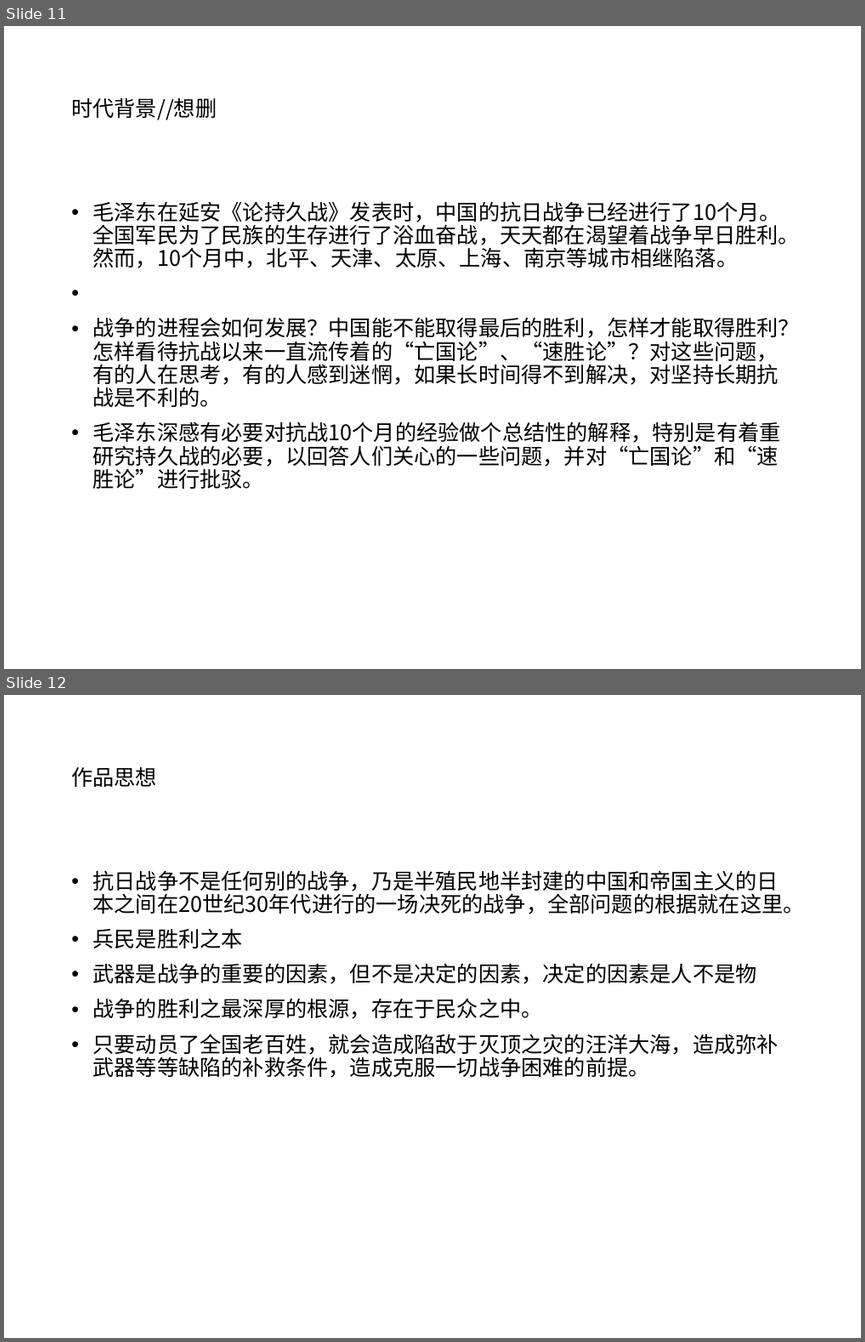
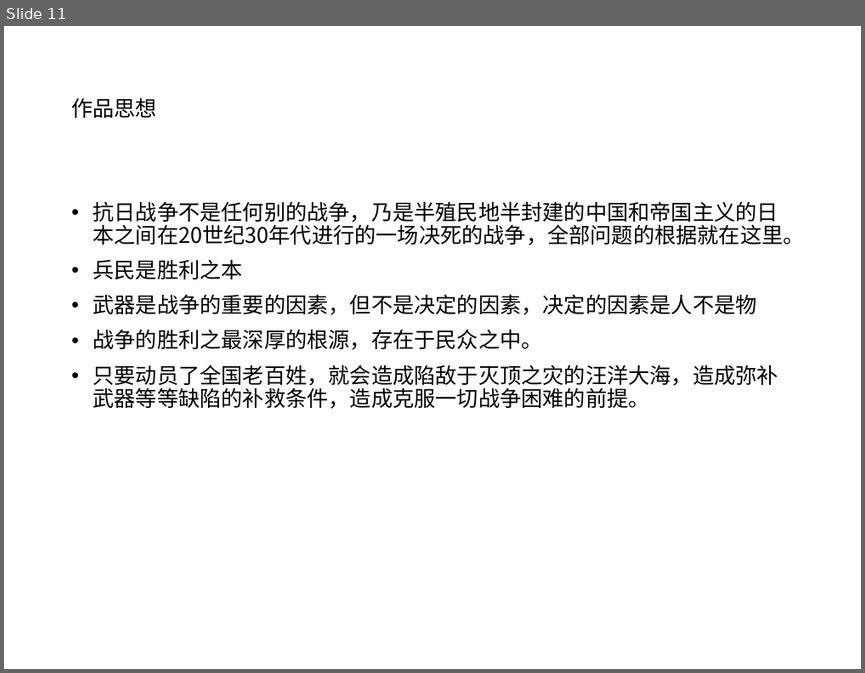
Before and after one commit to 117503445/history-ppt, a slide deck: 近代史张都铭小组-结构.pptx. Shown one above the other, each under a label of ours: slides 11 and 12 before the commit, slide 11 after it. The pictures are 865x1342 and 865x673 pixels, drawn with LibreOffice and Linux fonts; fonts in the diff are those of the drawing. Boxes give left, top, right and bottom in pixels: in the first picture for what was removed or moved away, otherwise in the second. Text is boxed around its words. In the diff, an @@ line names an element or a change of style, - is before the commit and + after.

```diff
--- a/近代史张都铭小组-结构.pptx
+++ b/近代史张都铭小组-结构.pptx
@@ slide 11 removed at (4, 26, 861, 669), background #FFFFFF @@
@@ title removed at (71, 97, 216, 120) @@
-时代背景//想删
@@ text removed at (93, 201, 800, 488) @@
-• 毛泽东在延安《论持久战》发表时，中国的抗日战争已经进行了10个月。全国军民为了民族的生存进行了浴血奋战，天天都在渴望着战争早日胜利。然而，10个月中，北平、天津、太原、上海、南京等城市相继陷落。
-• 战争的进程会如何发展？中国能不能取得最后的胜利，怎样才能取得胜利？怎样看待抗战以来一直流传着的“亡国论”、“速胜论”？对这些问题，有的人在思考，有的人感到迷惘，如果长时间得不到解决，对坚持长期抗战是不利的。
-• 毛泽东深感有必要对抗战10个月的经验做个总结性的解释，特别是有着重研究持久战的必要，以回答人们关心的一些问题，并对“亡国论”和“速胜论”进行批驳。
@@ what was slide 12 is now slide 11 @@
```
Also in this commit, not shown: 2 slides changed, 1 other slide removed.
